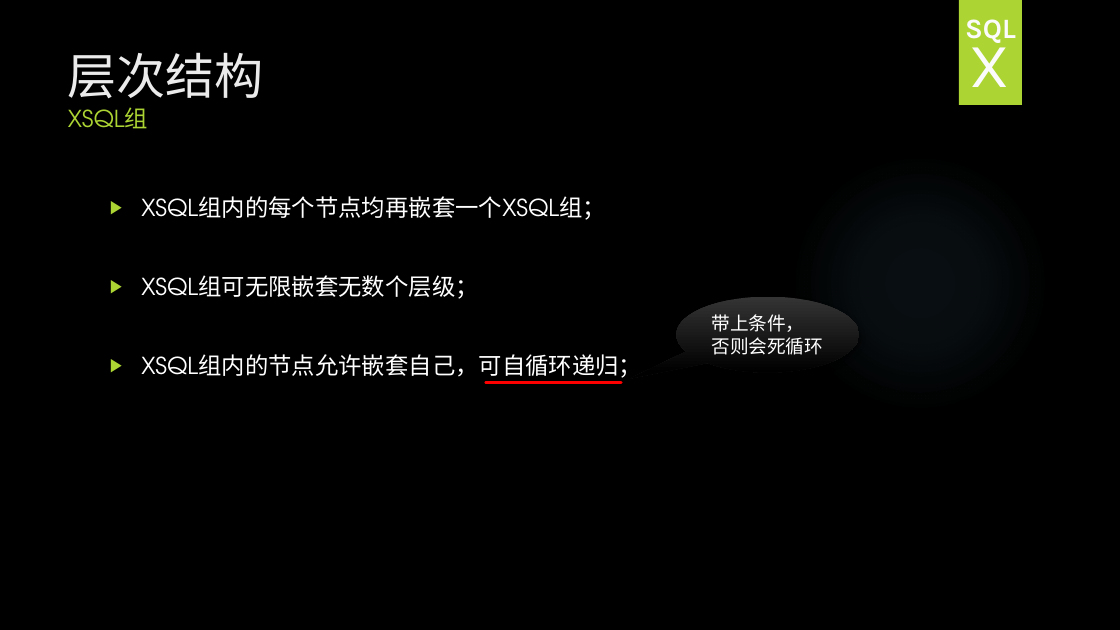
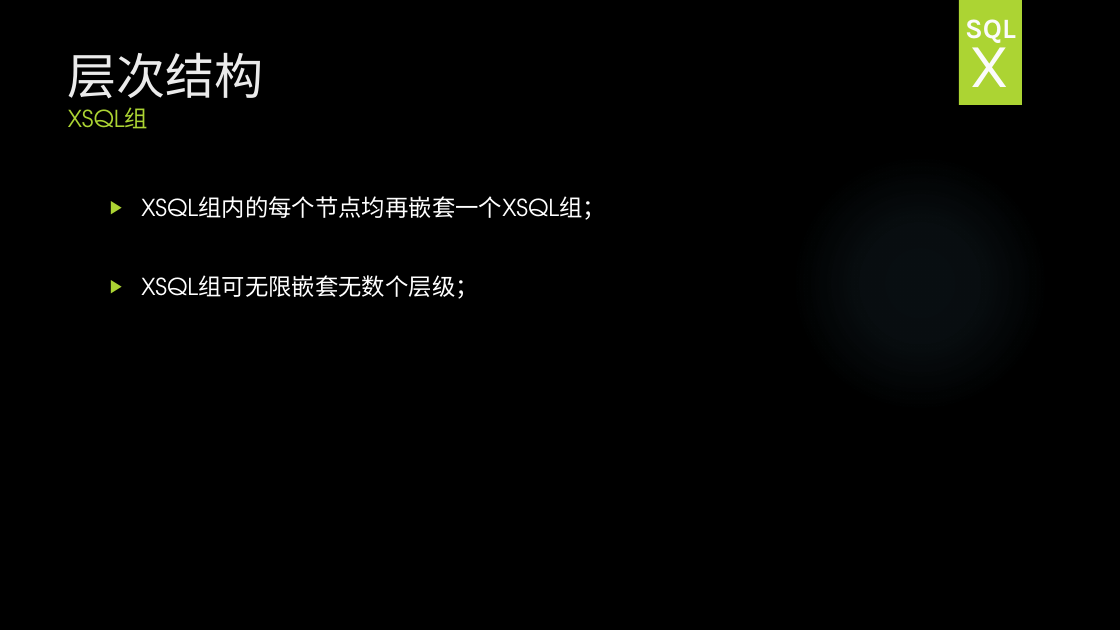
Before and after one commit to HY-ZhengWei/hy.common.XJava, a slide deck: slide 19 of doc/XSQLGroup技术交流.pptx (slide 9 before the commit). Drawn at 1120x630 pixels with LibreOffice and Linux fonts; fonts in the diff are those of the drawing; background and template pictures are left out. Boxes give left, top, right and bottom in pixels: in the first picture for what was removed or moved away, otherwise in the second. Text is boxed around its words. In the diff, an @@ line names an element or a change of style, - is before the commit and + after.

Commit message:
4.0.8
1. 完善：XSQL组的技术交流

```diff
--- a/doc/XSQLGroup技术交流.pptx
+++ b/doc/XSQLGroup技术交流.pptx
@@ speech bubble removed at (676, 297, 860, 372) @@
-带上条件，
-否则会死循环
@@ text at (141, 354, 642, 384): paragraph removed @@
-▶ XSQL组内的节点允许嵌套自己，可自循环递归；
@@ line removed from (486, 382) to (622, 382) @@
```
Also in this commit, not shown: 5 other slides changed, 33 slides added.
